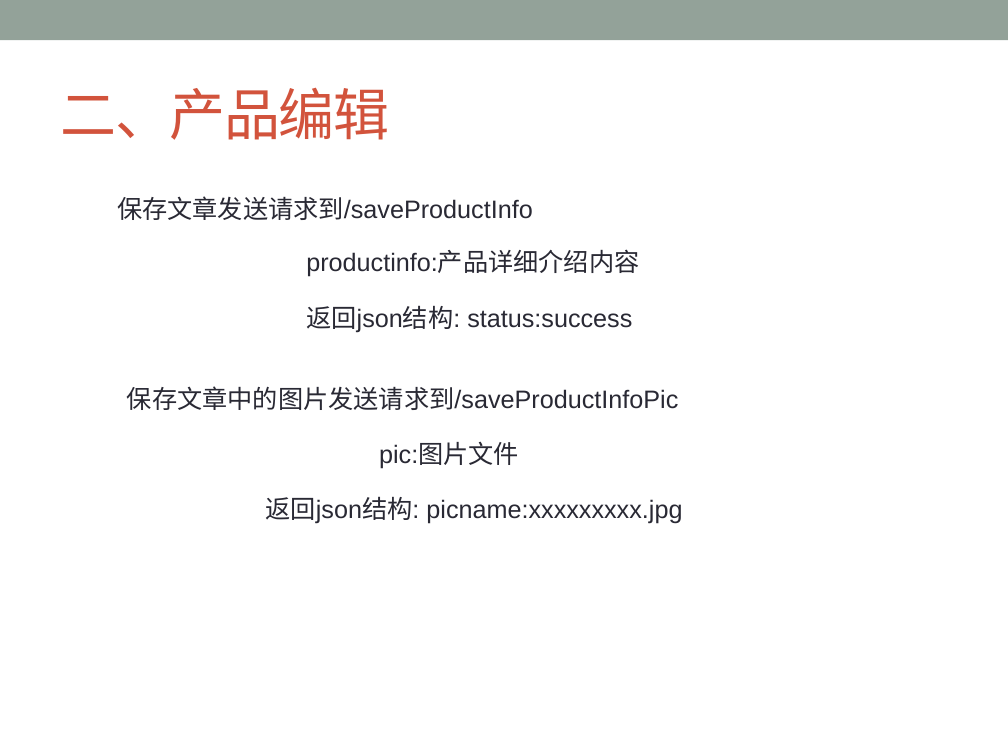
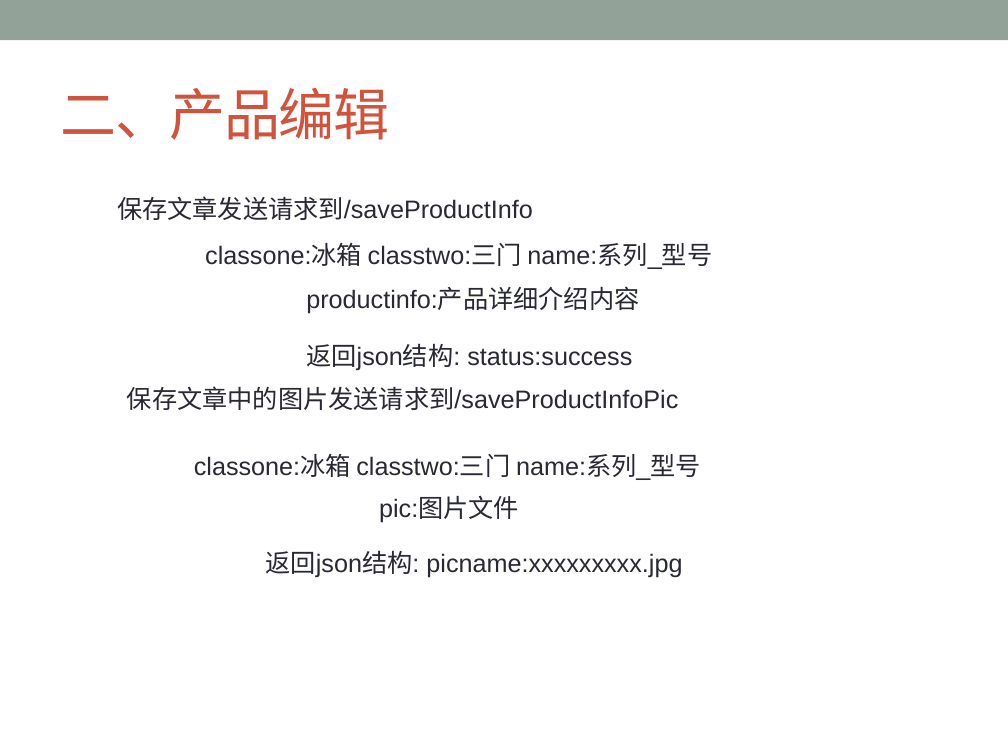
Before and after one commit to ChanSeaThink/LULLGREE, a slide deck: slide 16 of ZSGree前后端逻辑及接口.pptx. Drawn at 1008x756 pixels with LibreOffice and Linux fonts; fonts in the diff are those of the drawing. Boxes give left, top, right and bottom in pixels: in the first picture for what was removed or moved away, otherwise in the second. Text is boxed around its words. In the diff, an @@ line names an element or a change of style, - is before the commit and + after.

```diff
--- a/ZSGree前后端逻辑及接口.pptx
+++ b/ZSGree前后端逻辑及接口.pptx
@@ text added at (205, 244, 712, 269), 18 pt, text #292934 @@
+classone:冰箱 classtwo:三门 name:系列_型号
@@ text "productinfo:产品详细介绍内容": place and size @@
-text "productinfo:产品详细介绍内容" at (306, 250, 639, 276)
+text "productinfo:产品详细介绍内容" at (306, 288, 639, 314)
@@ text "返回json结构: status:success": place and size @@
-text "返回json结构: status:success" at (306, 305, 632, 333)
+text "返回json结构: status:success" at (306, 343, 632, 371)
@@ text added at (194, 455, 701, 480), 18 pt, text #292934 @@
+classone:冰箱 classtwo:三门 name:系列_型号
@@ text "pic:图片文件": place and size @@
-text "pic:图片文件" at (379, 442, 519, 468)
+text "pic:图片文件" at (379, 497, 519, 523)
@@ text "返回json结构: picname:xxxxxxxxx.jpg": place and size @@
-text "返回json结构: picname:xxxxxxxxx.jpg" at (265, 496, 682, 524)
+text "返回json结构: picname:xxxxxxxxx.jpg" at (265, 550, 682, 578)
```
Also in this commit, not shown: 2 other slides changed, 1 other file.
